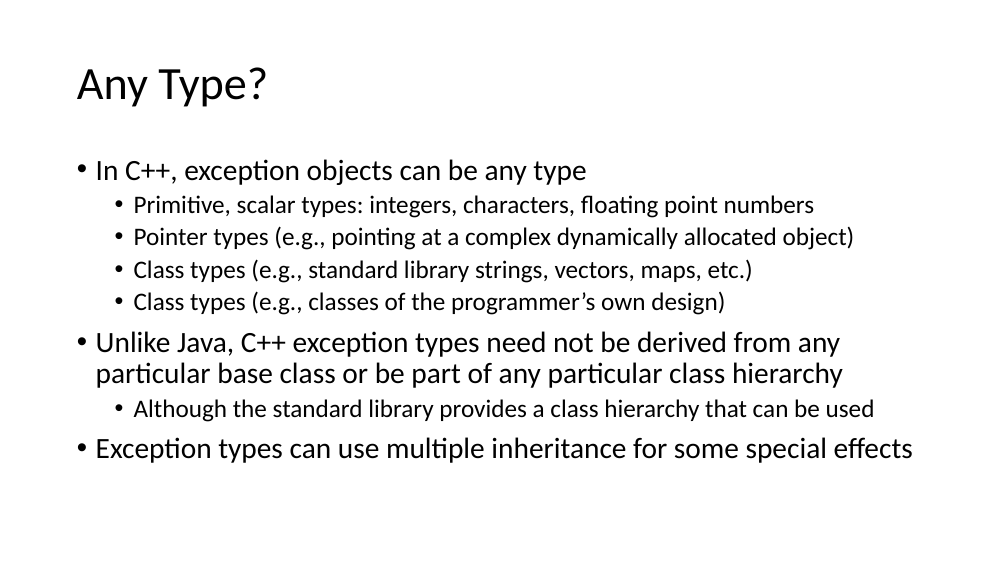
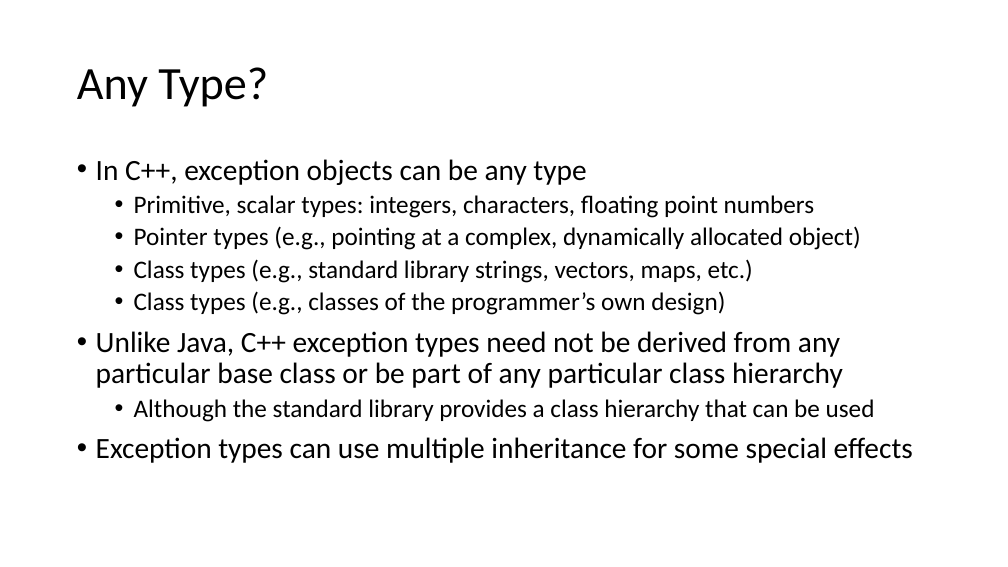
Before and after one commit to pchapin/cpp, a slide deck: slide 11 of Presentations/Exceptions.pptx. Drawn at 1008x567 pixels with LibreOffice and Linux fonts; fonts in the diff are those of the drawing. Boxes give left, top, right and bottom in pixels: in the first picture for what was removed or moved away, otherwise in the second. Text is boxed around its words. In the diff, an @@ line names an element or a change of style, - is before the commit and + after.

Commit message:
Various updates on the Smart Pointers presentation and the Exceptions presentations.

```diff
--- a/Presentations/Exceptions.pptx
+++ b/Presentations/Exceptions.pptx
@@ text at [134, 226, 861, 250]: text changed @@
-  • Pointer types (e.g., pointing at a complex dynamically allocated object)
+  • Pointer types (e.g., pointing at a complex, dynamically allocated object)
```
Also in this commit, not shown: 4 other slides changed, 2 slides added, 1 other file.
